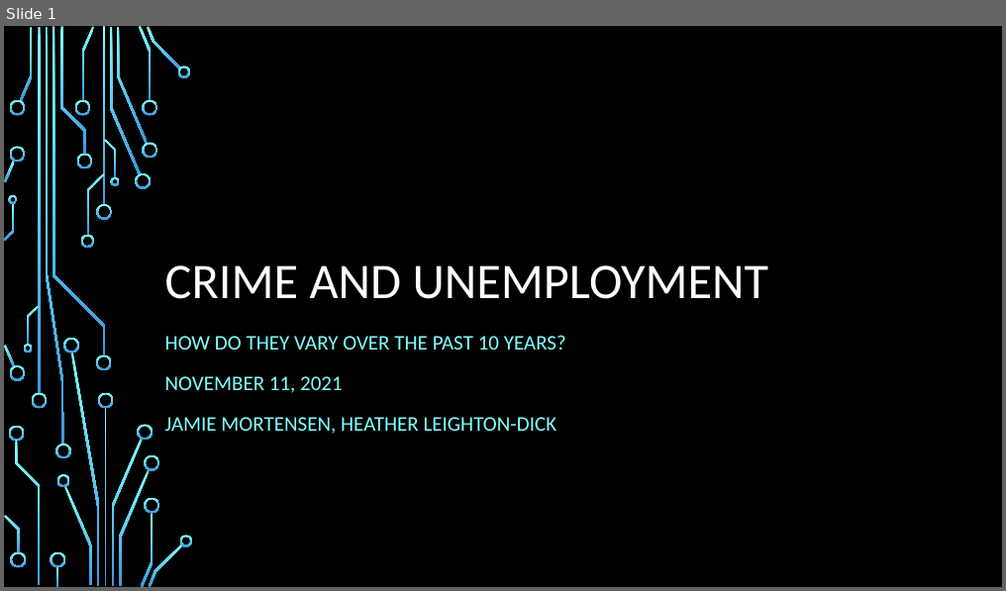
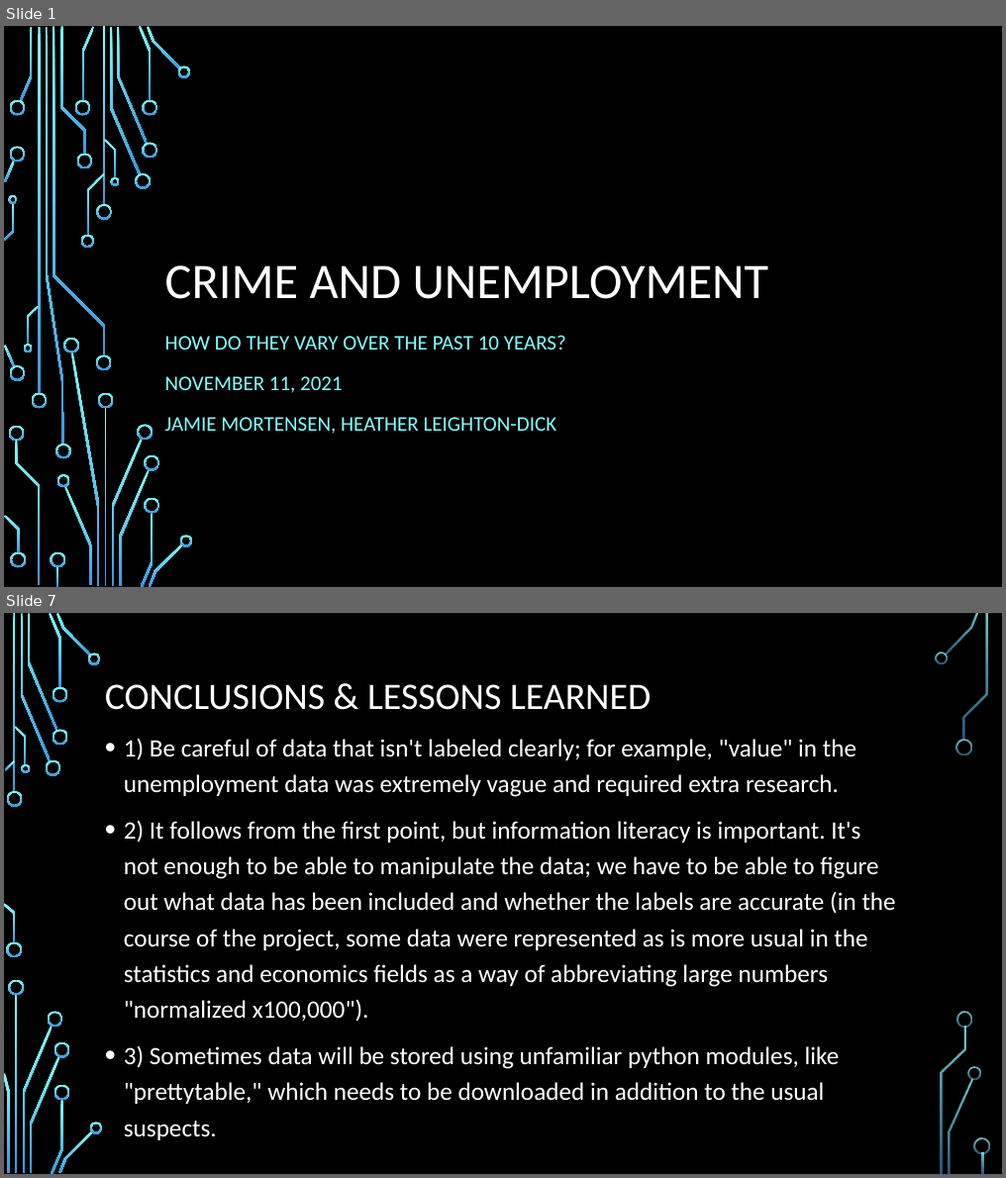
Before and after one commit to HeatherLD/API-Project, a slide deck: API project presentation.pptx. Shown one above the other, each under a label of ours: slide 1 before the commit, slides 1 and 7 after it; the slides between them are not shown. The pictures are 1006x591 and 1006x1178 pixels, drawn with LibreOffice and Linux fonts; fonts in the diff are those of the drawing; background and template pictures are left out. Boxes give left, top, right and bottom in pixels: in the first picture for what was removed or moved away, otherwise in the second. Text is boxed around its words. In the diff, an @@ line names an element or a change of style, - is before the commit and + after.

```diff
--- a/API project presentation.pptx
+++ b/API project presentation.pptx
@@ slide 7 added at bbox=[4, 613, 1002, 1174], background picture (left out) @@
@@ title added at bbox=[105, 684, 650, 710], 36 pt, text #FFFFFF @@
+CONCLUSIONS & LESSONS LEARNED
@@ text added at bbox=[124, 739, 896, 1141], 24 pt, text #FFFFFF @@
+• 1) Be careful of data that isn't labeled clearly; for example, "value" in the unemployment data was extremely vague and required extra research.
+• 2) It follows from the first point, but information literacy is important. It's not enough to be able to manipulate the data; we have to be able to figure out what data has been included and whether the labels are accurate (in the course of the project, some data were represented as is more usual in the statistics and economics fields as a way of abbreviating large numbers "normalized x100,000").
+• 3) Sometimes data will be stored using unfamiliar python modules, like "prettytable," which needs to be downloaded in addition to the usual suspects.
@@ group added at bbox=[4, 613, 990, 1174]: 33 freeform shapes, 3 rectangles @@
```
Also in this commit, not shown: 4 slides changed, 1 other slide added, 1 slide removed.
